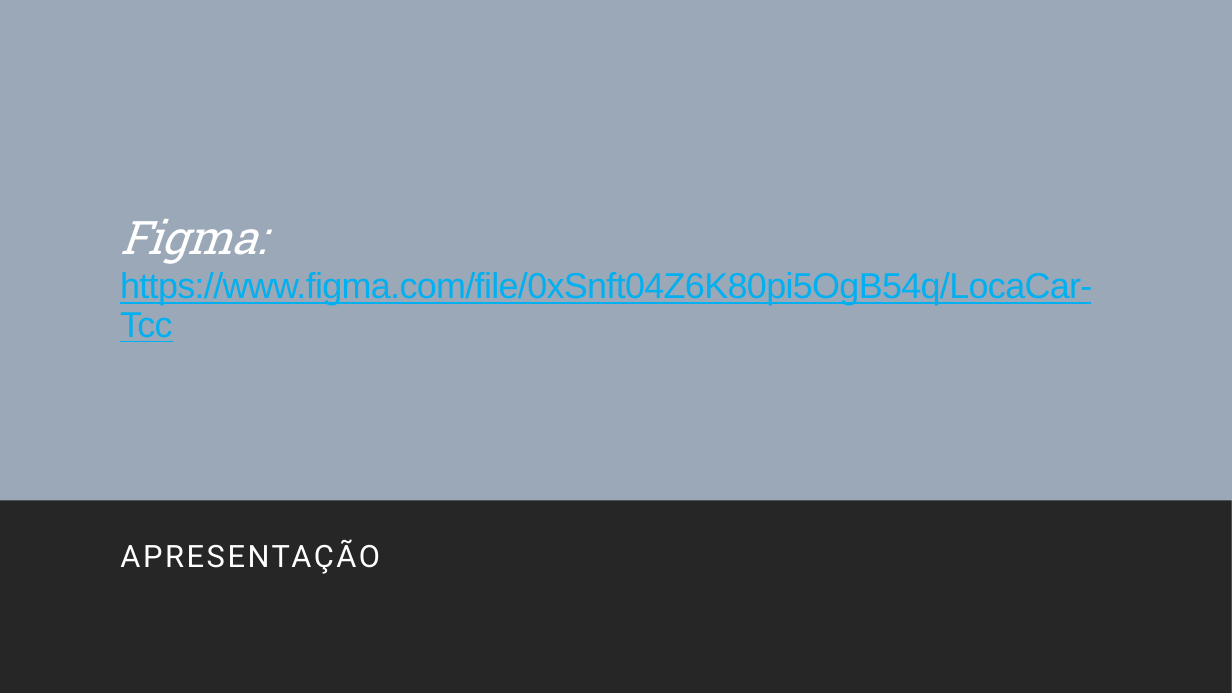
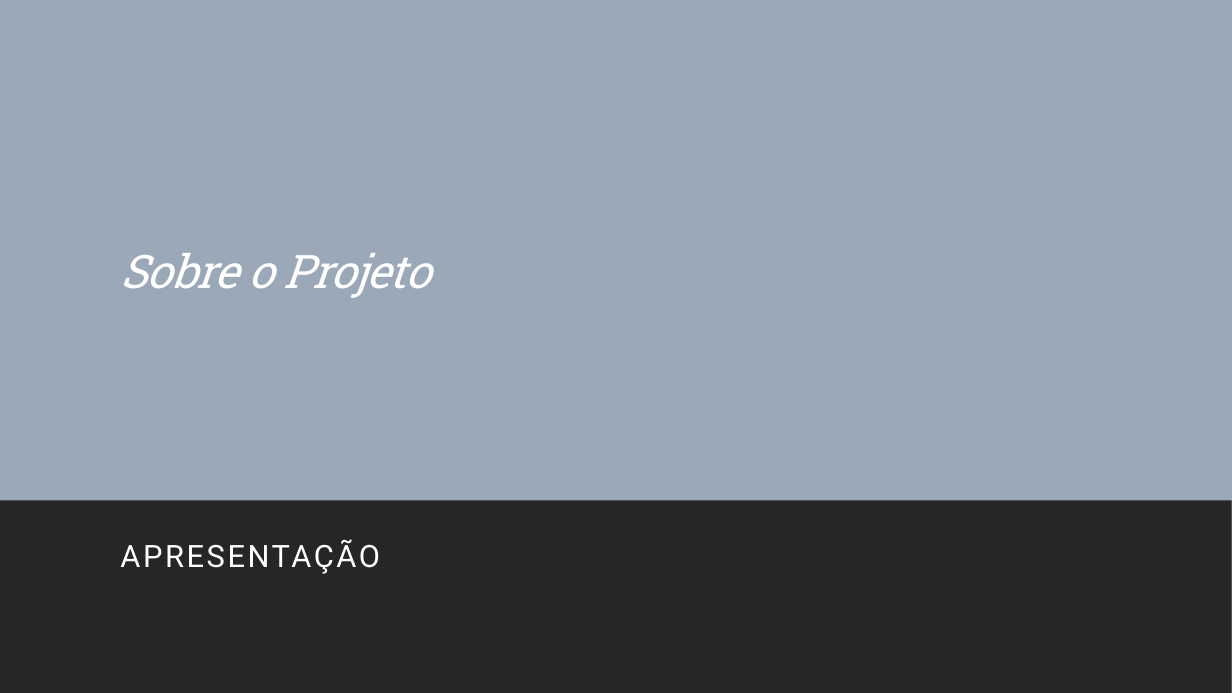
Before and after one commit to Sendeskill/loca-car, a slide deck: slide 6 of Documentacao/Loca Car.pptx. Drawn at 1232x693 pixels with LibreOffice and Linux fonts; fonts in the diff are those of the drawing. Boxes give left, top, right and bottom in pixels: in the first picture for what was removed or moved away, otherwise in the second. Text is boxed around its words. In the diff, an @@ line names an element or a change of style, - is before the commit and + after.

```diff
--- a/Documentacao/Loca Car.pptx
+++ b/Documentacao/Loca Car.pptx
@@ title at [120,253,430,298]: text changed; size 28 to 36 pt; font Arial to Roboto Slab; text colour #00B0F0 to #FFFFFF; italic on @@
-Figma: https://www.figma.com/file/0xSnft04Z6K80pi5OgB54q/LocaCar-Tcc
+Sobre o Projeto
```
Also in this commit, not shown: 1 slide added, 2 other files.
